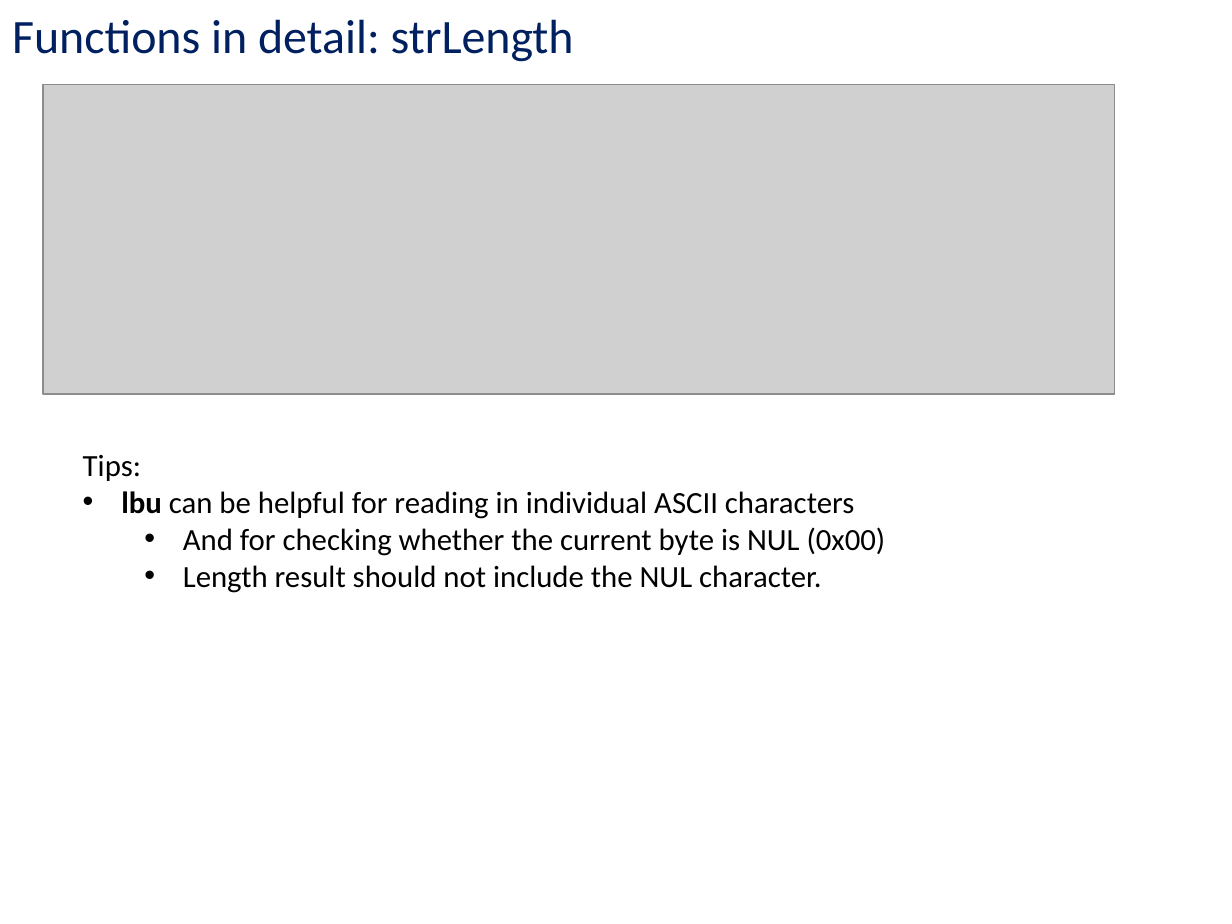
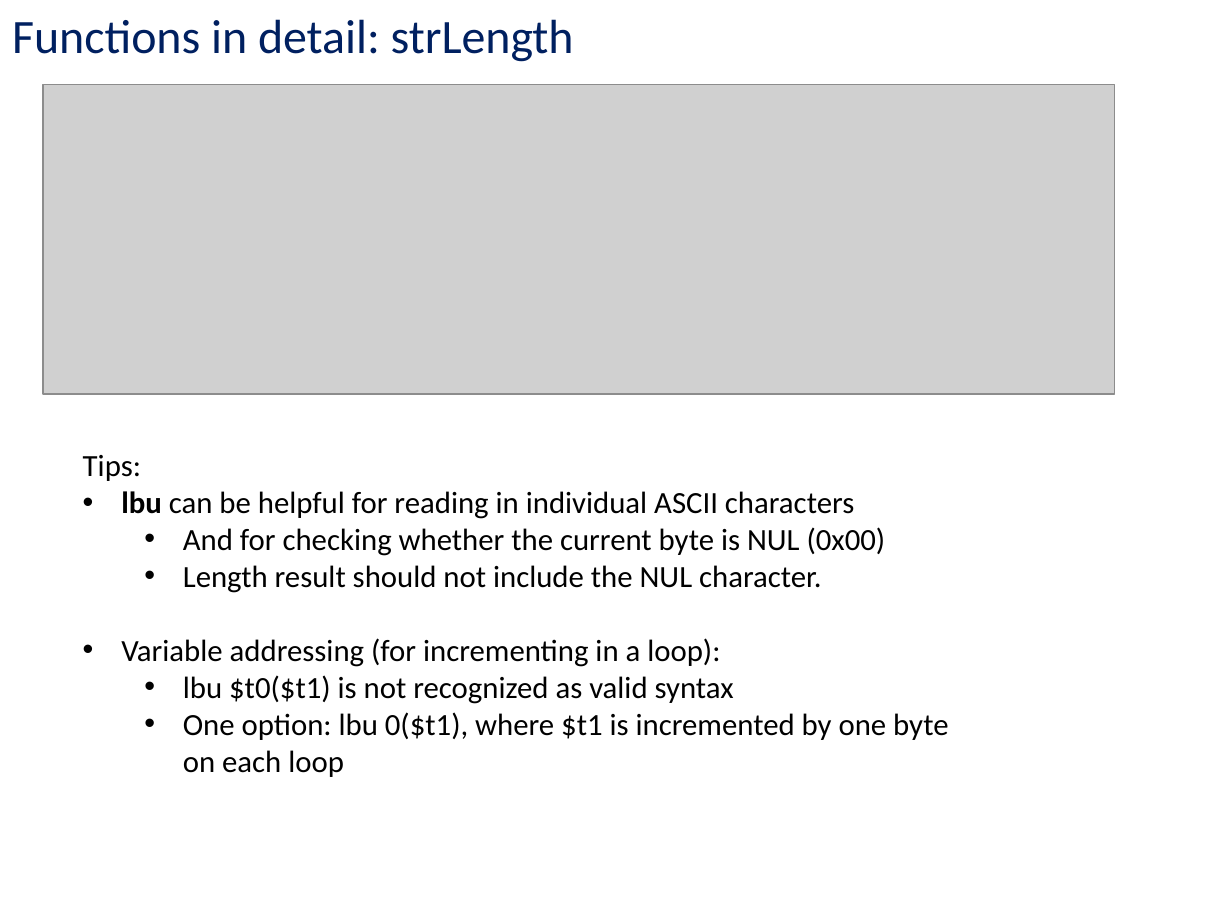
Before and after one commit to kc13/CS447_2018, a slide deck: slide 9 of cs447_lab4_june6.pptx. Drawn at 1232x924 pixels with LibreOffice and Linux fonts; fonts in the diff are those of the drawing; grey boxes stand for pictures. Boxes give left, top, right and bottom in pixels: in the first picture for what was removed or moved away, otherwise in the second. Text is boxed around its words. In the diff, an @@ line names an element or a change of style, - is before the commit and + after.

Commit message:
added info on addressing

```diff
--- a/cs447_lab4_june6.pptx
+++ b/cs447_lab4_june6.pptx
@@ text at <box>121,638,948,777</box>: paragraphs added @@
+• Variable addressing (for incrementing in a loop):
+  • lbu $t0($t1) is not recognized as valid syntax
+  • One option: lbu 0($t1), where $t1 is incremented by one byte on each loop
```
Also in this commit, not shown: 2 other slides changed.
